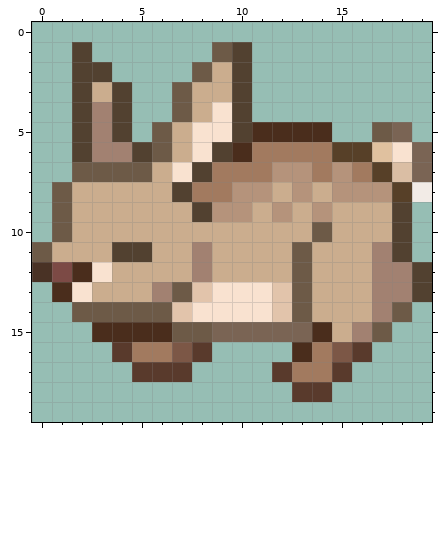
Pixel-art sprite: img/rabbit.gif. The picture above was drawn from the file before the commit.
The file is 20x20 pixels. Colours within 5 levels of each other are drawn and written as one.
New version:
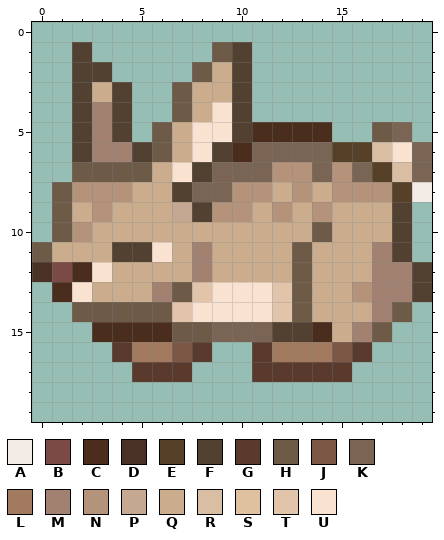
Palette (. is transparent): A #f2ebe6  B #7c4a45  C #4a2d1c  D #493225  E #574028  F #524130  G #593a2c  H #6d5a47  J #7c5746  K #7a6454  L #a27a5f  M #a28171  N #b5937b  P #c5a891  Q #cbad8e  R #dabea4  S #e0c19f  T #e2c4ab  U #f9e2d0
The exact change:
{"y":6,"x":11,"old":"LLLL","new":"KKKK"}
{"y":6,"x":17,"old":"S","new":"R"}
{"y":7,"x":9,"old":"LLL","new":"KKK"}
{"y":7,"x":14,"old":"L","new":"K"}
{"y":7,"x":16,"old":"L","new":"K"}
{"y":8,"x":2,"old":"QQQ","new":"NNN"}
{"y":8,"x":8,"old":"LL","new":"KK"}
{"y":9,"x":3,"old":"Q","new":"N"}
{"y":9,"x":7,"old":"Q","new":"P"}
{"y":10,"x":2,"old":"Q","new":"N"}
{"y":11,"x":6,"old":"Q","new":"U"}
{"y":13,"x":16,"old":"Q","new":"N"}
{"y":15,"x":12,"old":"KK","new":"FF"}
{"y":16,"x":11,"old":"..C","new":"GLL"}
{"y":17,"x":11,"old":".","new":"G"}
{"y":17,"x":13,"old":"LL","new":"GG"}
{"y":18,"x":13,"old":"GG","new":".."}
{"label":"changed","picture_box":[72,142,392,262]}
{"label":"changed","picture_box":[252,282,372,402]}
